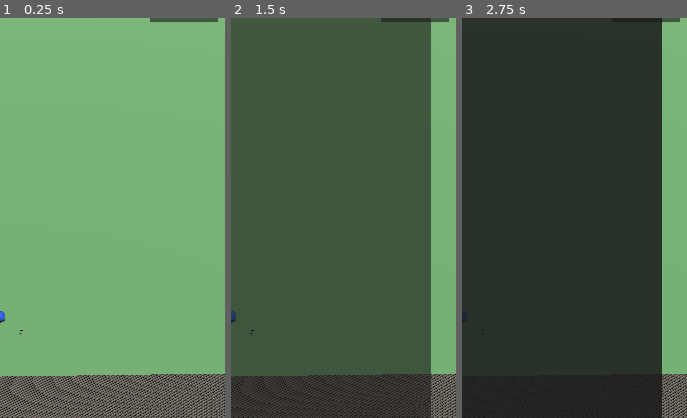
Above: before the commit, frames 1-3 (left to right).
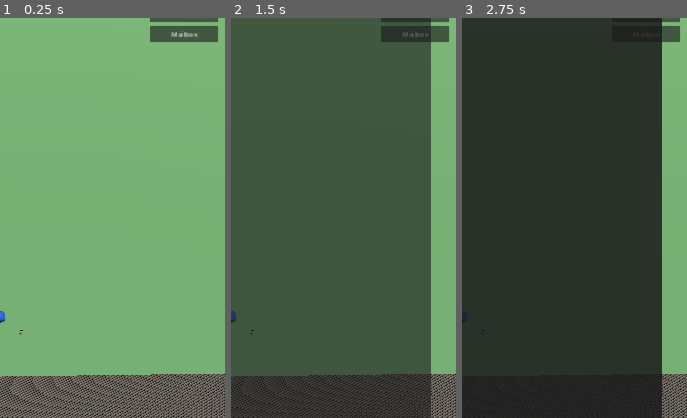
Above: after the commit, the same moments.

Repository: Dominic339/Shared-Skies
Game: Godot game, scene res://scenes/Main.tscn
Same seed, same stepped clock (60 frames per second), same inputs: the game is played once before the commit and once after it.
Inputs (mouse positions are % of the whole screen's width and height, from its top left):
- Up to frame 1 (0.25 s): no input
- Up to frame 2 (1.5 s): click (14, 3) at 0.52 s; type "12" at 0.6 s; click (14, 5) at 0.75 s; type "12" at 0.83 s; click "Atlas" at 1.25 s
- Up to frame 3 (2.75 s): click "Postcards" at 2 s
The pictures show only the part of the screen within x 50-100%, y 12-62%; the shares and areas given below are measured in that part.

The runs differ from the first frame. In frame 1, 1.2% of the frame differs, in the area x 66-97%, y 2-6%; in frame 2, 1.1%; in frame 3, 0.3%.

Commit message:
Add Postal Network: mail a held postcard, collect it from your mailbox
Backend: fixes a real pre-existing gap where feature_flags had RLS never
enabled at all (any authenticated client could read AND write every flag
directly) -- seeds mail.freetext_enabled=false while fixing it, since
free-text player messages need moderation/reporting this project doesn't
have yet. mail_postcard() sends one of the caller's own held postcards
to another wayfinder (recipient must exist, postcard must actually be
held by the caller and never mailed before) as a single atomic function
rather than two racy client writes. deliver_postcard() lets the actual
recipient claim delivery, which has to be its own function since
postcard_mailings' RLS only allows the sender to write directly.
postcard_mailings_view is deliberately not security_invoker, since
postcards' own RLS (keyed on current holder) would otherwise silently
drop a mailed-away or not-yet-delivered postcard's details from both the
sender's and recipient's view of it -- same class of gap already found
once on profile_card_collection_view.

Client: mailing a postcard reuses collected profile cards as the
recipient list (no friend/directory system exists yet), with a small
fixed set of canned messages. New Mailbox screen shows undelivered
incoming mail with a Collect button, plus a flat sent/received history
below it.

Co-Authored-By: Claude Sonnet 5 <noreply@anthropic.com>
Claude-Session: https://claude.ai/code/session_01AHmiCVGuG2bKpEKrF4VL2r

Diff:
--- a/client/scenes/Main.tscn
+++ b/client/scenes/Main.tscn
@@ -11,6 +11,7 @@
 [ext_resource type="Script" path="res://scripts/profile_cards_ui.gd" id="9"]
 [ext_resource type="Script" path="res://scripts/waymarks_ui.gd" id="10"]
 [ext_resource type="Script" path="res://scripts/community_board_ui.gd" id="11"]
+[ext_resource type="Script" path="res://scripts/mailbox_ui.gd" id="12"]
 
 [sub_resource type="PlaneMesh" id="PlaneMesh_1"]
 size = Vector2(6000, 6000)
@@ -160,6 +161,15 @@
 offset_bottom = 248.0
 text = "Community Board"
 
+[node name="MailboxButton" type="CanvasLayer" parent="."]
+
+[node name="Button" type="Button" parent="MailboxButton"]
+offset_left = 900.0
+offset_top = 256.0
+offset_right = 1064.0
+offset_bottom = 296.0
+text = "Mailbox"
+
 [node name="AtlasUI" type="CanvasLayer" parent="."]
 script = ExtResource("6")
 
@@ -262,6 +272,15 @@
 [node name="CollectedLabel" type="Label" parent="PostcardsUI/DetailsPanel/VBoxContainer"]
 text = "Collected: --"
 
+[node name="MailControls" type="VBoxContainer" parent="PostcardsUI/DetailsPanel/VBoxContainer"]
+
+[node name="RecipientOption" type="OptionButton" parent="PostcardsUI/DetailsPanel/VBoxContainer/MailControls"]
+
+[node name="MessageOption" type="OptionButton" parent="PostcardsUI/DetailsPanel/VBoxContainer/MailControls"]
+
+[node name="MailButton" type="Button" parent="PostcardsUI/DetailsPanel/VBoxContainer/MailControls"]
+text = "Mail"
+
 [node name="CloseButton" type="Button" parent="PostcardsUI/DetailsPanel/VBoxContainer"]
 text = "Close"
 
@@ -381,3 +400,29 @@
 
 [node name="CloseButton" type="Button" parent="CommunityBoardUI/Panel/VBoxContainer"]
 text = "Close"
+
+[node name="MailboxUI" type="CanvasLayer" parent="."]
+script = ExtResource("12")
+
+[node name="Panel" type="PanelContainer" parent="MailboxUI"]
+offset_left = 60.0
+offset_top = 220.0
+offset_right = 1020.0
+offset_bottom = 1400.0
+
+[node name="VBoxContainer" type="VBoxContainer" parent="MailboxUI/Panel"]
+
+[node name="TitleLabel" type="Label" parent="MailboxUI/Panel/VBoxContainer"]
+theme_override_font_sizes/font_size = 32
+text = "Mailbox"
+
+[node name="IncomingContainer" type="VBoxContainer" parent="MailboxUI/Panel/VBoxContainer"]
+
+[node name="ScrollContainer" type="ScrollContainer" parent="MailboxUI/Panel/VBoxContainer"]
+size_flags_vertical = 3
+
+[node name="HistoryContainer" type="VBoxContainer" parent="MailboxUI/Panel/VBoxContainer/ScrollContainer"]
+size_flags_horizontal = 3
+
+[node name="CloseButton" type="Button" parent="MailboxUI/Panel/VBoxContainer"]
+text = "Close"
--- /dev/null
+++ b/client/scripts/mailbox_ui.gd
@@ -0,0 +1,106 @@
+extends CanvasLayer
+
+# Postal Network inbox: mail addressed to the current wayfinder that
+# hasn't been collected yet (with a Collect button), plus a flat history
+# of everything else (sent by me, or already delivered to me) below it.
+# Sending itself happens from the Postcards screen (pick a held
+# postcard -> pick a recipient from your collected profile cards).
+
+signal closed
+
+const CANNED_MESSAGE_LABELS := {
+	"greetings_from": "Greetings from here!",
+	"check_out": "You should check this place out!",
+}
+
+@onready var panel: PanelContainer = $Panel
+@onready var incoming_container: VBoxContainer = $Panel/VBoxContainer/IncomingContainer
+@onready var history_container: VBoxContainer = $Panel/VBoxContainer/ScrollContainer/HistoryContainer
+@onready var close_button: Button = $Panel/VBoxContainer/CloseButton
+
+var _user_id: String = ""
+
+
+func _ready() -> void:
+	close_button.pressed.connect(_on_close_pressed)
+	hide()
+
+
+func show_mailbox() -> void:
+	_user_id = SupabaseClient.user_id
+	show()
+	await _load_mail()
+
+
+func _load_mail() -> void:
+	for child in incoming_container.get_children():
+		child.queue_free()
+	for child in history_container.get_children():
+		child.queue_free()
+
+	var rows: Array = await SupabaseClient.get_table(
+		"postcard_mailings_view",
+		"select=mailing_id,sender_id,sender_display_name,recipient_id,recipient_display_name,"
+		+ "message_kind,canned_message_key,landmark_name,community_name,mailed_at,delivered_at"
+		+ "&order=mailed_at.desc"
+	)
+
+	for row: Dictionary in rows:
+		var message_text := _message_text(row)
+		var recipient_id: String = row.get("recipient_id", "")
+		var delivered_at: Variant = row.get("delivered_at")
+
+		if recipient_id == _user_id and delivered_at == null:
+			var row_box := HBoxContainer.new()
+			var label := Label.new()
+			label.size_flags_horizontal = Control.SIZE_EXPAND_FILL
+			label.text = "From %s -- %s, %s: \"%s\"" % [
+				row.get("sender_display_name", "a wayfinder"),
+				row.get("landmark_name", ""), row.get("community_name", ""), message_text
+			]
+			row_box.add_child(label)
+
+			var collect_button := Button.new()
+			collect_button.text = "Collect"
+			collect_button.pressed.connect(_on_collect_pressed.bind(row.get("mailing_id", "")))
+			row_box.add_child(collect_button)
+
+			incoming_container.add_child(row_box)
+		else:
+			var entry := Label.new()
+			var direction := "To %s" % row.get("recipient_display_name", "a wayfinder") \
+				if row.get("sender_id", "") == _user_id \
+				else "From %s" % row.get("sender_display_name", "a wayfinder")
+			entry.text = "%s -- %s, %s: \"%s\"%s" % [
+				direction, row.get("landmark_name", ""), row.get("community_name", ""),
+				message_text, "" if delivered_at != null else " (in transit)"
+			]
+			history_container.add_child(entry)
+
+	panel.reset_size()
+
+
+func _message_text(row: Dictionary) -> String:
+	if row.get("message_kind", "") == "freetext":
+		return row.get("message_text", "")
+	return CANNED_MESSAGE_LABELS.get(row.get("canned_message_key", ""), "")
+
+
+func _on_collect_pressed(mailing_id: String) -> void:
+	var result: Variant = await SupabaseClient.call_rpc("deliver_postcard", {"p_mailing_id": mailing_id})
+	if result is Dictionary and result.is_empty():
+		print("Failed to collect mail %s" % mailing_id)
+	await _load_mail()
+
+
+func _on_close_pressed() -> void:
+	hide()
+	closed.emit()
+
+
+# Used by main.gd's global Escape handler, same pattern as the other UIs.
+func close_topmost() -> bool:
+	if not visible:
+		return false
+	_on_close_pressed()
+	return true
--- a/client/scripts/main.gd
+++ b/client/scripts/main.gd
@@ -42,6 +42,8 @@
 @onready var waymarks_ui: CanvasLayer = $WaymarksUI
 @onready var community_board_button: Button = $CommunityBoardButton/Button
 @onready var community_board_ui: CanvasLayer = $CommunityBoardUI
+@onready var mailbox_button: Button = $MailboxButton/Button
+@onready var mailbox_ui: CanvasLayer = $MailboxUI
 
 var markers_by_landmark_id: Dictionary = {}
 var focused_marker: LandmarkMarker = null
@@ -59,6 +61,7 @@
 	profile_cards_button.pressed.connect(_on_profile_cards_button_pressed)
 	waymarks_button.pressed.connect(_on_waymarks_button_pressed)
 	community_board_button.pressed.connect(_on_community_board_button_pressed)
+	mailbox_button.pressed.connect(_on_mailbox_button_pressed)
 
 	if not SupabaseClient.is_ready:
 		await SupabaseClient.authenticated
@@ -100,6 +103,8 @@
 		if waymarks_ui.close_topmost():
 			return
 		if community_board_ui.close_topmost():
+			return
+		if mailbox_ui.close_topmost():
 			return
 		if landmark_display.close_topmost():
 			return
@@ -250,6 +255,10 @@
 	community_board_ui.show_board()
 
 
+func _on_mailbox_button_pressed() -> void:
+	mailbox_ui.show_mailbox()
+
+
 func _record_visit(marker: LandmarkMarker) -> void:
 	var is_first := not marker.visited
 	marker.set_visited(true)  # optimistic -- avoids double-recording if tapped again before this resolves
--- a/client/scripts/postcards_ui.gd
+++ b/client/scripts/postcards_ui.gd
@@ -6,6 +6,12 @@
 # panel. No postcard artwork exists yet (artwork_render_url is null until
 # that pipeline is built), so entries show the placeholder season/
 # weather/time_of_day + collected date rather than an image.
+#
+# Also the entry point for the Postal Network: a held (never-mailed)
+# postcard can be mailed to any wayfinder whose profile card you've
+# collected -- reusing profile_card_collection_view as the recipient
+# list instead of requiring a raw ID paste, since there's no friend/
+# directory system yet.
 
 signal closed
 
@@ -19,12 +25,31 @@
 @onready var details_community_label: Label = $DetailsPanel/VBoxContainer/CommunityLabel
 @onready var details_conditions_label: Label = $DetailsPanel/VBoxContainer/ConditionsLabel
 @onready var details_collected_label: Label = $DetailsPanel/VBoxContainer/CollectedLabel
+@onready var mail_controls: VBoxContainer = $DetailsPanel/VBoxContainer/MailControls
+@onready var recipient_option: OptionButton = $DetailsPanel/VBoxContainer/MailControls/RecipientOption
+@onready var message_option: OptionButton = $DetailsPanel/VBoxContainer/MailControls/MessageOption
+@onready var mail_button: Button = $DetailsPanel/VBoxContainer/MailControls/MailButton
 @onready var details_close_button: Button = $DetailsPanel/VBoxContainer/CloseButton
+
+# canned_message_key -> label shown in the picker. Free-text is gated
+# behind feature_flags['mail.freetext_enabled'] server-side and isn't
+# wired into this UI at all yet -- only these canned options exist until
+# that flag flips (see 20260726000000_postal_network_feature_flag.sql).
+const CANNED_MESSAGES := {
+	"greetings_from": "Greetings from here!",
+	"check_out": "You should check this place out!",
+}
+
+var _current_postcard_id: String = ""
+var _recipient_ids: Array = []
 
 
 func _ready() -> void:
 	close_button.pressed.connect(_on_close_pressed)
 	details_close_button.pressed.connect(_on_details_close_pressed)
+	mail_button.pressed.connect(_on_mail_pressed)
+	for key in CANNED_MESSAGES:
+		message_option.add_item(CANNED_MESSAGES[key])
 	details_panel.hide()
 	hide()
 
@@ -41,13 +66,17 @@
 
 	var rows: Array = await SupabaseClient.get_table(
 		"postcard_collection_view",
-		"select=code,landmark_name,community_name,season,weather,time_of_day,collected_at"
+		"select=id,code,landmark_name,community_name,season,weather,time_of_day,collected_at,status"
 		+ "&order=collected_at.desc"
 	)
 
 	for row: Dictionary in rows:
 		var entry_button := Button.new()
-		entry_button.text = "%s -- %s" % [row.get("landmark_name", ""), row.get("community_name", "")]
+		var status: String = row.get("status", "held")
+		entry_button.text = "%s -- %s%s" % [
+			row.get("landmark_name", ""), row.get("community_name", ""),
+			" (mailed)" if status != "held" else ""
+		]
 		entry_button.pressed.connect(_on_entry_pressed.bind(row))
 		entries_container.add_child(entry_button)
 
@@ -55,13 +84,66 @@
 
 
 func _on_entry_pressed(row: Dictionary) -> void:
+	_current_postcard_id = row.get("id", "")
 	details_name_label.text = row.get("landmark_name", "")
 	details_community_label.text = "Community: %s" % row.get("community_name", "")
 	details_conditions_label.text = "%s, %s, %s" % [
 		row.get("season", ""), row.get("weather", ""), row.get("time_of_day", "")
 	]
 	details_collected_label.text = "Collected: %s" % row.get("collected_at", "")
+
+	var is_held: bool = row.get("status", "held") == "held"
+	mail_controls.visible = is_held
+	if is_held:
+		await _load_recipients()
 	details_panel.show()
+	# MailControls' visibility changes this panel's real content height --
+	# same fixed-box overflow failure mode already hit once on the
+	# Landmark/Atlas panels, avoided here by resizing to fit instead of
+	# hardcoding a box tall enough for the largest case.
+	details_panel.reset_size()
+
+
+# Candidate recipients are drawn from collected profile cards -- there's
+# no friend list/directory yet, so this is the only way the client knows
+# another real wayfinder's id at all.
+func _load_recipients() -> void:
+	recipient_option.clear()
+	_recipient_ids.clear()
+
+	var rows: Array = await SupabaseClient.get_table(
+		"profile_card_collection_view", "select=placed_by,placed_by_display_name"
+	)
+	var seen: Dictionary = {}
+	for row: Dictionary in rows:
+		var placed_by: String = row.get("placed_by", "")
+		if placed_by == "" or seen.has(placed_by):
+			continue
+		seen[placed_by] = true
+		recipient_option.add_item(row.get("placed_by_display_name", "a wayfinder"))
+		_recipient_ids.append(placed_by)
+
+	mail_button.disabled = _recipient_ids.is_empty()
+
+
+func _on_mail_pressed() -> void:
+	if _recipient_ids.is_empty():
+		return
+	var recipient_id: String = _recipient_ids[recipient_option.selected]
+	var canned_key: String = CANNED_MESSAGES.keys()[message_option.selected]
+
+	var result: Variant = await SupabaseClient.call_rpc("mail_postcard", {
+		"p_postcard_id": _current_postcard_id,
+		"p_recipient_id": recipient_id,
+		"p_message_kind": "canned",
+		"p_canned_message_key": canned_key,
+		"p_message_text": null,
+	})
+	if result is Dictionary and result.is_empty():
+		print("Failed to mail postcard %s" % _current_postcard_id)
+	else:
+		details_panel.hide()
+		await _load_entries()
 
 
 func _on_details_close_pressed() -> void:
Not shown, added: supabase/migrations/20260726000000_postal_network_feature_flag.sql
Not shown, added: supabase/migrations/20260726010000_postal_network_functions.sql
Not shown, added: supabase/migrations/20260726020000_postcard_mailings_view.sql
